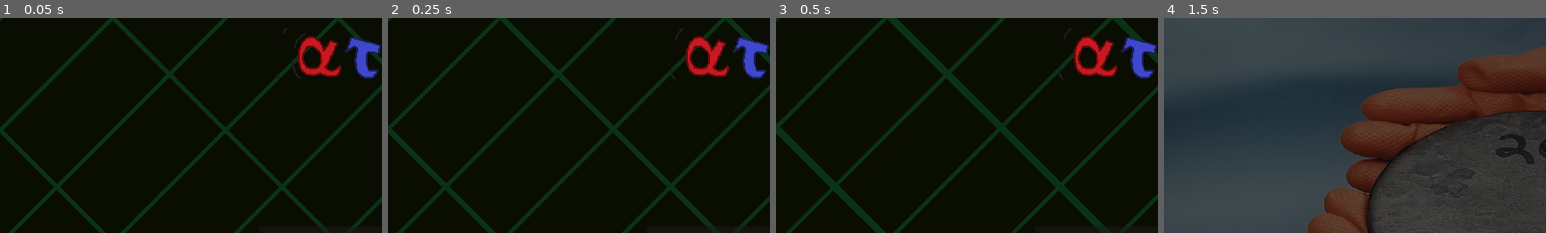
Above: before the commit, frames 1-4 (left to right).
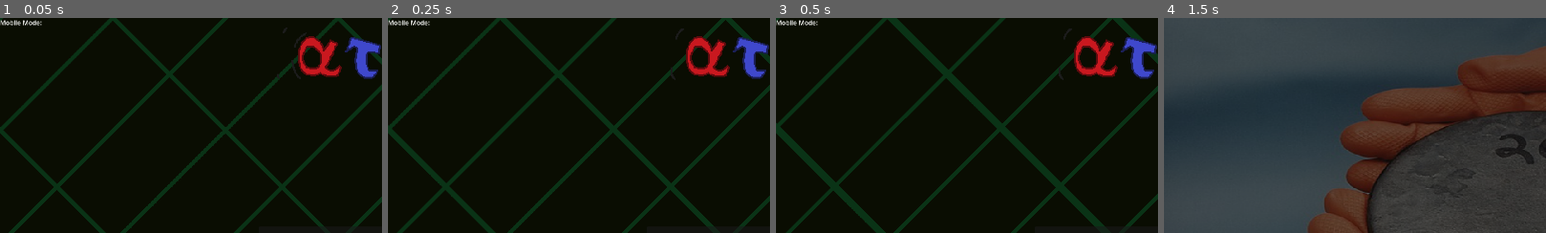
Above: after the commit, the same moments.

Repository: Quill-x/Atom
Game: Godot game, scene res://scenes/title_screen.tscn
The game is run twice, just before and just after one commit, with the same random seed, the same clock (stepped at 60 frames per second) and the same inputs. Sound files missing from this copy of the repository are replaced by a short silence.
Inputs:
- Up to frame 1 (0.05 s): no input
- Up to frame 2 (0.25 s): no input
- Up to frame 3 (0.5 s): no input
- Up to frame 4 (1.5 s): click "play game" at 0.5 s; hold D (Right) from 1.28 s (still down); hold Shift (Slow) from 1.28 s (still down)
The pictures show only the part of the screen within x 0-50%, y 0-50%; the shares and areas given below are measured in that part.

The runs differ from the first frame. In frame 1, 0.2% of the frame differs, in the area x 0-11%, y 0-4%; in frame 2, 0.2%; in frame 3, 0.2%; in frame 4, nothing differs.

Commit message:
Added Mobile Arrows

Diff:
--- a/global.gd
+++ b/global.gd
@@ -5,3 +5,4 @@
 var nextScene = null
 var wave = 0
 var times_hit = 0
+var mobile = false
--- a/scenes/Level.tscn
+++ b/scenes/Level.tscn
@@ -21,6 +21,11 @@
 [ext_resource type="Texture2D" uid="uid://3dimg5rb4o2q" path="res://images/tutorial.png" id="17_o0qr8"]
 [ext_resource type="Script" path="res://scenes/wave.gd" id="18_3amqj"]
 [ext_resource type="Script" path="res://scenes/fun_facts.gd" id="20_sc514"]
+[ext_resource type="Script" path="res://scenes/mobile.gd" id="21_2hpod"]
+[ext_resource type="Texture2D" uid="uid://dk56abysx672a" path="res://images/upArrow.png" id="21_7vnj1"]
+[ext_resource type="Texture2D" uid="uid://cyvcr8qk3cgly" path="res://images/downArrow.png" id="22_8fyay"]
+[ext_resource type="Texture2D" uid="uid://dnsoykp4r5c0l" path="res://images/leftArrow.png" id="23_7d53c"]
+[ext_resource type="Texture2D" uid="uid://b23shqo68cfk7" path="res://images/rightArrow.png" id="24_nao1n"]
 
 [sub_resource type="RectangleShape2D" id="RectangleShape2D_eqigd"]
 size = Vector2(103, 1320)
@@ -570,6 +575,54 @@
 autowrap_mode = 3
 script = ExtResource("20_sc514")
 
+[node name="Mobile" type="Control" parent="Control"]
+anchors_preset = 0
+offset_left = 12.0
+offset_top = 86.0
+offset_right = 52.0
+offset_bottom = 126.0
+script = ExtResource("21_2hpod")
+
+[node name="UpArrow" type="Button" parent="Control/Mobile"]
+layout_mode = 0
+offset_right = 8.0
+offset_bottom = 8.0
+
+[node name="Sprite2D" type="Sprite2D" parent="Control/Mobile/UpArrow"]
+position = Vector2(-468, 218)
+scale = Vector2(2, 2)
+texture = ExtResource("21_7vnj1")
+
+[node name="DownArrow" type="Button" parent="Control/Mobile"]
+layout_mode = 0
+offset_right = 8.0
+offset_bottom = 8.0
+
+[node name="Sprite2D" type="Sprite2D" parent="Control/Mobile/DownArrow"]
+position = Vector2(-468, 349)
+scale = Vector2(2, 2)
+texture = ExtResource("22_8fyay")
+
+[node name="LeftArrow" type="Button" parent="Control/Mobile"]
+layout_mode = 0
+offset_right = 8.0
+offset_bottom = 8.0
+
+[node name="Sprite2D" type="Sprite2D" parent="Control/Mobile/LeftArrow"]
+position = Vector2(-622, 349)
+scale = Vector2(2, 2)
+texture = ExtResource("23_7d53c")
+
+[node name="RightArrow" type="Button" parent="Control/Mobile"]
+layout_mode = 0
+offset_right = 8.0
+offset_bottom = 8.0
+
+[node name="Sprite2D" type="Sprite2D" parent="Control/Mobile/RightArrow"]
+position = Vector2(-315, 349)
+scale = Vector2(2, 2)
+texture = ExtResource("24_nao1n")
+
 [node name="Wave" type="Label" parent="."]
 visible = false
 offset_left = -655.0
--- a/scenes/cutscene.tscn
+++ b/scenes/cutscene.tscn
@@ -1801,10 +1801,10 @@
 texture = ExtResource("11_x8igw")
 
 [node name="This is you" type="Label" parent="."]
-offset_left = -316.0
-offset_top = -509.0
-offset_right = 1095.0
-offset_bottom = 103.0
+offset_left = -1150.0
+offset_top = -515.0
+offset_right = 261.0
+offset_bottom = 97.0
 size_flags_vertical = 0
 theme_override_colors/font_color = Color(0.658824, 0.901961, 0.113725, 1)
 theme_override_fonts/font = ExtResource("12_tf3lu")
--- /dev/null
+++ b/scenes/mobile.gd
@@ -0,0 +1,7 @@
+extends Control
+
+func _ready() -> void:
+	if Global.mobile:
+		visible = true
+	else:
+		visible = false
--- a/scenes/title_screen.tscn
+++ b/scenes/title_screen.tscn
@@ -162,5 +162,10 @@
 in fullscreen mode!
 I am working on a fix!"
 
+[node name="Mobile Mode" type="Label" parent="."]
+offset_right = 255.0
+offset_bottom = 91.0
+text = "Mobile Mode:"
+
 [connection signal="pressed" from="Play" to="." method="_on_play_button_pressed"]
 [connection signal="pressed" from="Credits" to="Sprite2D" method="_on_credits_pressed"]
Binary file added: images/downArrow.png
Not shown, added: images/downArrow.png.import
Binary file added: images/leftArrow.png
Not shown, added: images/leftArrow.png.import
Binary file added: images/rightArrow.png
Not shown, added: images/rightArrow.png.import
Binary file added: images/upArrow.png
Not shown, added: images/upArrow.png.import
Not shown: 1 places in scenes/Level.tscn that only renumber resources
